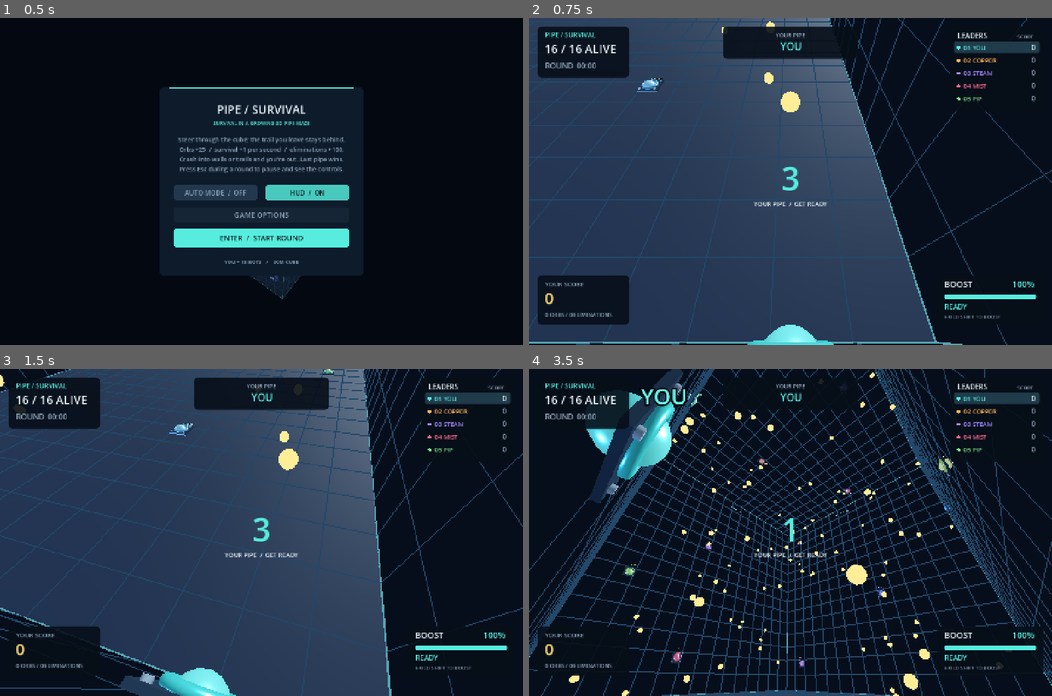
Above: before the commit, frames 1-4 (two rows, left to right).
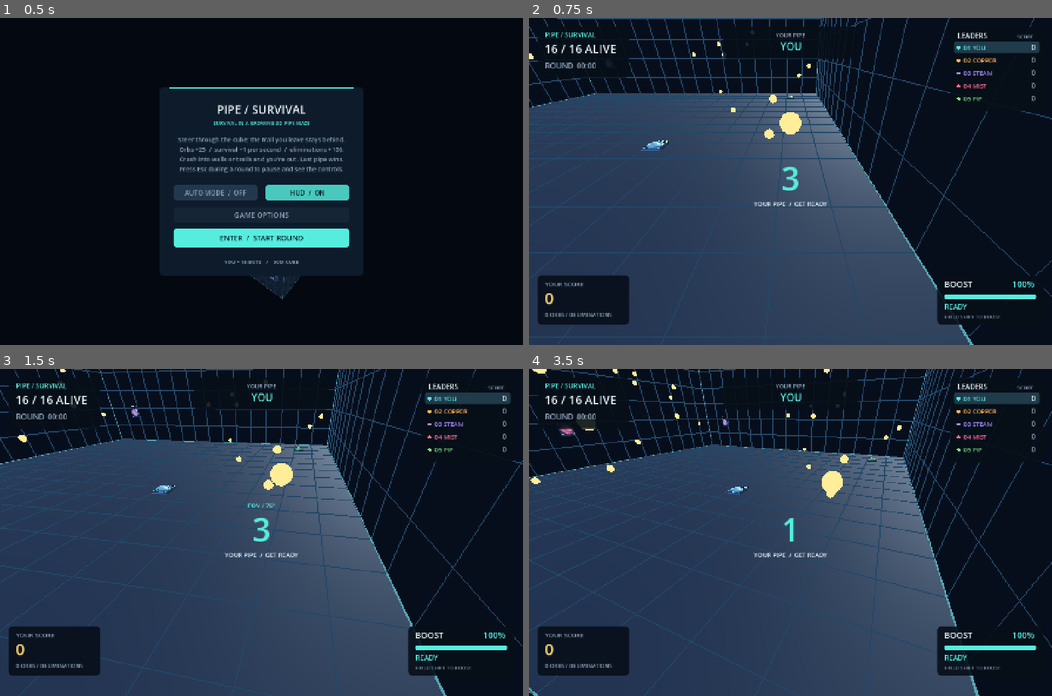
Above: after the commit, the same moments.

Repository: That1guy8691/pipe-survival
Game: Godot game, scene res://main.tscn
Same seed, same stepped clock (60 frames per second), same inputs: the game is played once before the commit and once after it.
Inputs (mouse positions are in pixels of both pictures, inside the frame that each line leads up to):
- Up to frame 1 (0.5 s): no input
- Up to frame 2 (0.75 s): click "ENTER / START ROUND" at 0.5 s
- Up to frame 3 (1.5 s): tap Enter at 1.25 s; move the mouse to (376, 516) at 1.27 s; hold Right from 1.28 s (still down); tap Q at 1.35 s; click (376, 516) at 1.42 s
- Up to frame 4 (3.5 s): tap E at 1.55 s; release Right at 2 s; drag from (685, 548) to (764, 597) at 2.02 s; move the mouse to (842, 460) at 2.77 s; hold Right from 2.78 s (still down); tap Enter at 2.85 s; click (842, 460) at 2.92 s; tap Keypad Enter at 3.05 s

Frame 1 is identical in both runs. In frame 2, 16% of the frame differs, in the area x 0-100%, y 0-100%; in frame 3, 20%; in frame 4, 56%.

Commit message:
Add live FOV controls and restore chase default

Diff:
--- a/scripts/camera_rig.gd
+++ b/scripts/camera_rig.gd
@@ -1,15 +1,18 @@
 extends Camera3D
 
 const Rules = preload("res://scripts/simulation.gd")
+const MIN_FOV := 60.0
+const MAX_FOV := 110.0
 
-enum View { RING, CHASE, FIRST_PERSON, OVERVIEW }
-var view: View = View.RING
+enum View { CHASE, FIRST_PERSON, OVERVIEW, RING }
+var view: View = View.CHASE
 var overview: bool:
 	get: return view == View.OVERVIEW
-	set(value): view = View.OVERVIEW if value else View.RING
+	set(value): view = View.OVERVIEW if value else View.CHASE
 var first_person: bool:
 	get: return view == View.FIRST_PERSON
 var boosting := false
+var base_fov := 78.0
 var yaw := 0.67
 var pitch := 0.43
 var ring_angle := PI * 0.5
@@ -35,12 +38,15 @@
 	far = width * 5.5
 	initialized = false
 
+func set_base_fov(value: float) -> void:
+	base_fov = clampf(value, MIN_FOV, MAX_FOV)
+
 func toggle() -> void:
 	view = (view + 1) % 4 as View
 	initialized = false
 
 func view_name() -> String:
-	return ["PIPE RING", "CHASE CAMERA", "FIRST PERSON", "OVERVIEW"][view]
+	return ["CHASE CAMERA", "FIRST PERSON", "OVERVIEW", "PIPE RING"][view]
 
 func orbit(relative: Vector2) -> void:
 	if overview:
@@ -104,6 +110,9 @@
 	quaternion = target_basis.get_rotation_quaternion() if first_person and not force_overview else quaternion.slerp(target_basis.get_rotation_quaternion(), weight)
 	# Boost can widen first-person FOV as a speed cue, but must never zoom the
 	# arena while following a pipe from chase or overview.
-	var target_fov := (92.0 if boosting else 84.0) if first_person else 78.0
+	var target_fov := base_fov
+	if first_person:
+		target_fov += 6.0 + (8.0 if boosting else 0.0)
+	target_fov = minf(target_fov, 120.0)
 	fov = lerpf(fov, target_fov, weight)
 	initialized = true
--- a/scripts/game.gd
+++ b/scripts/game.gd
@@ -37,6 +37,8 @@
 var camera_down_held := false
 var score_message := ""
 var score_message_time := 0.0
+var fov_message_time := 0.0
+var fov_message := ""
 
 func _ready() -> void:
 	DisplayServer.window_set_min_size(Vector2i(960, 600))
@@ -92,6 +94,7 @@
 	camera_down_held = false
 	watch_id = 0
 	score_message_time = 0.0
+	fov_message_time = 0.0
 	auto_restart_left = 5.0
 	orbit_idle = 0.0
 	camera.initialized = false
@@ -189,6 +192,7 @@
 		auto_restart_left = 5.0
 
 func _process(delta: float) -> void:
+	fov_message_time = maxf(0.0, fov_message_time - delta)
 	if camera.view == CameraRig.View.RING:
 		var orbit_axis := float(camera_right_held) - float(camera_left_held)
 		var look_axis := float(camera_up_held) - float(camera_down_held)
@@ -249,7 +253,11 @@
 				sim.riders[0].boost_locked = false
 		if not event.pressed or event.echo:
 			return
-		if key == KEY_ENTER or key == KEY_KP_ENTER:
+		if key == KEY_Q and state in ["playing", "countdown", "paused", "finished"]:
+			adjust_camera_fov(-2.0)
+		elif key == KEY_E and state in ["playing", "countdown", "paused", "finished"]:
+			adjust_camera_fov(2.0)
+		elif key == KEY_ENTER or key == KEY_KP_ENTER:
 			primary_action()
 		elif key == KEY_ESCAPE:
 			toggle_pause()
@@ -284,3 +292,8 @@
 			camera.zoom(-3.0)
 		elif event.button_index == MOUSE_BUTTON_WHEEL_DOWN:
 			camera.zoom(3.0)
+
+func adjust_camera_fov(change: float) -> void:
+	camera.set_base_fov(camera.base_fov + change)
+	fov_message = "FOV / %d°" % roundi(camera.base_fov)
+	fov_message_time = 1.5
--- a/scripts/hud.gd
+++ b/scripts/hud.gd
@@ -15,6 +15,7 @@
 var options_back := Button.new()
 var bot_selector := OptionButton.new()
 var size_selector := OptionButton.new()
+var fov_slider := HSlider.new()
 var player_name_entry := LineEdit.new()
 var player_color_picker := ColorPickerButton.new()
 var player_color_label := Label.new()
@@ -96,6 +97,17 @@
 	size_selector.item_selected.connect(func(index: int):
 		game.arena_width = size_selector.get_item_id(index)
 		game.show_title())
+	add_child(fov_slider)
+	fov_slider.min_value = 60.0
+	fov_slider.max_value = 110.0
+	fov_slider.step = 1.0
+	fov_slider.value = 78.0
+	fov_slider.focus_mode = Control.FOCUS_NONE
+	fov_slider.tooltip_text = "Adjust the camera field of view"
+	fov_slider.add_theme_stylebox_override("slider", StyleBoxEmpty.new())
+	fov_slider.add_theme_stylebox_override("grabber_area", StyleBoxEmpty.new())
+	fov_slider.add_theme_stylebox_override("grabber_area_highlight", StyleBoxEmpty.new())
+	fov_slider.value_changed.connect(func(value: float): game.camera.set_base_fov(value))
 	add_child(player_name_entry)
 	player_name_entry.max_length = 18
 	player_name_entry.placeholder_text = "Enter a name"
@@ -163,6 +175,7 @@
 		options_back.visible = game.state == "ready" and options_open
 		bot_selector.visible = game.state == "ready" and options_open
 		size_selector.visible = game.state == "ready" and options_open
+		fov_slider.visible = game.state == "ready" and options_open
 		player_name_entry.visible = game.state == "ready" and options_open
 		player_color_picker.visible = game.state == "ready" and options_open
 		player_color_label.visible = game.state == "ready" and options_open
@@ -271,6 +284,8 @@
 			centered("BLOCKED AHEAD / TURN", 148, 22, Color("ffb65a"))
 		if game.score_message_time > 0.0 and not game.auto_mode:
 			centered(game.score_message, h / 2.0 + 65, 20, Color("ffdb77"))
+	if game.fov_message_time > 0.0:
+		centered(game.fov_message, h / 2.0 - 68, 17, ACCENT)
 	if game.state == "playing" and not sim.riders[0].alive and not game.auto_mode:
 		panel(Rect2(size.x / 2 - 228, h - 230, 456, 76))
 		centered("PIPE LOST / " + str(sim.riders[0].cause).to_upper(), h - 201, 20, Color("ffb65a"))
@@ -299,12 +314,12 @@
 	if game.state == "paused":
 		if game.auto_mode:
 			lines = ["Every pipe steers and boosts automatically.", "Follow a pipe: Tab / Shift+Tab",
-				"Change camera: C / take control: F", "Ring view: hold Left / Right to orbit",
-				"Ring view: Up / Down to aim", "Overview: mouse orbit / wheel zoom / HUD: H"]
+				"Camera: C / FOV: Q / E / take control: F", "Ring view: arrow keys orbit / aim",
+				"Overview: mouse orbit / wheel zoom", "Hide HUD: H"]
 		else:
-			lines = ["Pitch: W / S", "Turn: A / D", "Boost: hold Shift",
-				"Ring view: hold Left / Right to orbit", "Ring view: Up / Down to aim",
-				"Camera: C / overview mouse orbit / HUD: H"]
+			lines = ["Pitch: W / S    Turn: A / D", "Boost: hold Shift", "FOV: Q / E",
+				"Camera: C", "Ring view: arrow keys orbit / aim",
+				"Overview: mouse orbit / wheel zoom    HUD: H"]
 	elif game.state == "finished":
 		var winner: int = game.sim.winner
 		title = "ROUND WON" if winner == 0 else "ROUND OVER"
@@ -363,23 +378,35 @@
 	size_selector.position = rect.position + Vector2(291, 214)
 	size_selector.size = Vector2(231, 46)
 	size_selector.select(size_selector.get_item_index(game.arena_width))
-	label_at("PIPE NAME", rect.position + Vector2(38, 286), 15, MUTED)
-	label_at("PIPE COLOR", rect.position + Vector2(378, 286), 15, MUTED)
+	label_at("PIPE NAME", rect.position + Vector2(38, 274), 15, MUTED)
+	label_at("PIPE COLOR", rect.position + Vector2(378, 274), 15, MUTED)
 	if not player_name_entry.has_focus() and player_name_entry.text != game.player_name:
 		player_name_entry.text = game.player_name
-	player_name_entry.position = rect.position + Vector2(38, 298)
+	player_name_entry.position = rect.position + Vector2(38, 286)
 	player_name_entry.size = Vector2(318, 46)
 	if player_color_picker.color != game.player_color:
 		player_color_picker.color = game.player_color
-	player_color_picker.position = rect.position + Vector2(378, 298)
+	player_color_picker.position = rect.position + Vector2(378, 286)
 	player_color_picker.size = Vector2(144, 46)
 	player_color_label.position = player_color_picker.position
 	player_color_label.size = player_color_picker.size
 	var label_color := Color("071d23") if game.player_color.get_luminance() > 0.48 else INK
 	player_color_label.add_theme_color_override("font_color", label_color)
+	if not is_equal_approx(fov_slider.value, game.camera.base_fov):
+		fov_slider.set_value_no_signal(game.camera.base_fov)
+	label_at("FIELD OF VIEW", rect.position + Vector2(38, 352), 15, MUTED)
+	label_at("%d°" % roundi(fov_slider.value), rect.position + Vector2(466, 352), 15, ACCENT, true)
+	fov_slider.position = rect.position + Vector2(38, 358)
+	fov_slider.size = Vector2(484, 22)
+	var rail_position := fov_slider.position + Vector2(8, 9)
+	var rail_width := fov_slider.size.x - 16
+	draw_style_box(box(Color("23384d"), 3), Rect2(rail_position, Vector2(rail_width, 4)))
+	var progress := (fov_slider.value - fov_slider.min_value) / (fov_slider.max_value - fov_slider.min_value)
+	if progress > 0.0:
+		draw_style_box(box(ACCENT.darkened(0.2), 3), Rect2(rail_position, Vector2(rail_width * progress, 4)))
 	options_back.visible = true
 	options_back.text = "DONE"
-	options_back.position = rect.position + Vector2(38, 372)
+	options_back.position = rect.position + Vector2(38, 396)
 	options_back.size = Vector2(484, 48)
 	centered("PLAYING AS %s  /  %d BOTS  /  %dm CUBE" % [game.player_name, game.bot_count, game.arena_width], rect.position.y + 484, 14, MUTED)
 
--- a/tests/auto_mode_test.gd
+++ b/tests/auto_mode_test.gd
@@ -30,6 +30,12 @@
 	game.countdown = 0.01
 	await create_timer(0.5).timeout
 	check(game.state == "playing" and game.sim.riders[0].length > 0, "Cyan pipe advances without player input")
+	var original_fov: float = game.camera.base_fov
+	key(KEY_Q)
+	check(is_equal_approx(game.camera.base_fov, original_fov - 2.0) and game.fov_message_time > 0.0,
+		"Q decreases live FOV and displays the new value")
+	key(KEY_E)
+	check(is_equal_approx(game.camera.base_fov, original_fov), "E increases live FOV back to its previous value")
 	key(KEY_W)
 	check(game.turn_queue.is_empty(), "Manual steering cannot interfere with Auto Mode")
 	var overview_yaw: float = game.camera.yaw
@@ -105,7 +111,7 @@
 	check(game.arena_width == 40 and game.bot_count == 7, "Auto Mode preserves map and bot choices")
 	game.set_auto_mode(false)
 	game.start_round(822)
-	check(game.camera.view == game.camera.View.RING, "Manual rounds start with the pipe-ring camera")
+	check(game.camera.view == game.camera.View.CHASE, "Manual rounds start with the familiar chase camera")
 	game.set_auto_mode(true)
 
 	# A real AI round, advanced without wall-clock waits or altered rules.
--- a/tests/camera_boost_view_test.gd
+++ b/tests/camera_boost_view_test.gd
@@ -35,5 +35,14 @@
 	var first_normal := settle(camera, false, camera.View.FIRST_PERSON)
 	var first_boost := settle(camera, true, camera.View.FIRST_PERSON)
 	check(first_boost > first_normal, "First-person boost FOV remains an intentional speed cue")
+	camera.set_base_fov(96.0)
+	var selected_fov := settle(camera, false, camera.View.CHASE)
+	check(is_equal_approx(selected_fov, 96.0), "Selected base FOV applies to the chase view")
+	var selected_first_person_fov := settle(camera, false, camera.View.FIRST_PERSON)
+	check(is_equal_approx(selected_first_person_fov, 102.0), "Selected FOV preserves the first-person speed cue")
+	camera.set_base_fov(500.0)
+	check(is_equal_approx(camera.base_fov, camera.MAX_FOV), "FOV cannot exceed its maximum")
+	camera.set_base_fov(0.0)
+	check(is_equal_approx(camera.base_fov, camera.MIN_FOV), "FOV cannot go below its minimum")
 	print("CAMERA BOOST VIEW: %d checks, %d failures" % [checks, failures])
 	quit(1 if failures else 0)
--- a/tests/menu_click_test.gd
+++ b/tests/menu_click_test.gd
@@ -106,8 +106,8 @@
 	await click(game.hud.options_button)
 	await process_frame
 	check(game.hud.options_open and game.hud.bot_selector.visible and game.hud.size_selector.visible
-		and game.hud.player_name_entry.visible and game.hud.player_color_picker.visible,
-		"Game Options reveals round setup and player identity controls")
+		and game.hud.player_name_entry.visible and game.hud.player_color_picker.visible and game.hud.fov_slider.visible,
+		"Game Options reveals round setup, player identity, and FOV controls")
 	await capture("menu-options.png")
 	root.size = Vector2i(960, 600)
 	await create_timer(0.25).timeout
@@ -132,11 +132,17 @@
 	game.hud.player_name_entry.emit_signal("text_changed", "MATRIX")
 	game.hud.player_color_picker.color = player_color
 	game.hud.player_color_picker.emit_signal("color_changed", player_color)
+	var original_fov: float = game.camera.base_fov
+	await click(game.hud.fov_slider)
+	var selected_fov: float = game.camera.base_fov
+	check(not is_equal_approx(selected_fov, original_fov) and is_equal_approx(game.hud.fov_slider.value, selected_fov),
+		"Mouse adjusts the FOV slider and camera setting together")
 	await click(game.hud.options_back)
 	await process_frame
 	check(not game.hud.options_open and not game.hud.bot_selector.visible, "Done returns to the uncluttered title page")
-	check(game.sim.rider_name(0) == "MATRIX" and game.sim.rider_color(0) == player_color,
-		"Done applies the player's name and color to their pipe")
+	check(game.sim.rider_name(0) == "MATRIX" and game.sim.rider_color(0) == player_color
+		and is_equal_approx(game.camera.base_fov, selected_fov),
+		"Done applies player identity and retains the selected FOV")
 	check(game.pipes.markers[0].text == "MATRIX" and game.pipes.markers[0].modulate == player_color,
 		"Pipe marker reflects the selected player identity")
 	var player_pipe_material := game.pipes.batches[0][0].material_override as StandardMaterial3D
@@ -151,7 +157,6 @@
 	game.motion.autoplay = true
 	for step in range(60):
 		game.motion.advance(game.Rules.STEP_TIME)
-	key(KEY_C)
 	key(KEY_C)
 	key(KEY_C)
 	await create_timer(0.5).timeout
@@ -177,7 +182,8 @@
 	await click(game.hud.secondary)
 	check(game.state == "ready", "Mouse Back to Title button works")
 	check(game.arena_width == 60 and game.bot_count == 7 and game.sim.rider_name(0) == "MATRIX"
-		and game.sim.rider_color(0) == player_color, "Settings and player identity survive returning to title")
+		and game.sim.rider_color(0) == player_color and is_equal_approx(game.camera.base_fov, selected_fov),
+		"Settings, identity, and FOV survive returning to title")
 	await capture("menu-small-window.png")
 	print("MENU POINTER CHECKS: %d checks, %d failures" % [checks, failures])
 	quit(1 if failures else 0)
--- a/tests/visual_smoke.gd
+++ b/tests/visual_smoke.gd
@@ -50,12 +50,9 @@
 	await get_tree().process_frame
 	require(game.state == "countdown", "Enter starts a round")
 	require(game.sim.occupied.size() == 16, "Start clears the title maze")
-	require(game.camera.view == game.camera.View.RING, "Manual rounds start with the pipe-ring camera")
+	require(game.camera.view == game.camera.View.CHASE, "Manual rounds start with the familiar chase camera")
 	game.countdown = 0.03
 	await wait_seconds(0.45)
-	key(KEY_C)
-	await get_tree().process_frame
-	require(game.camera.view == game.camera.View.CHASE, "C switches from the pipe ring to chase")
 	key(KEY_C)
 	await get_tree().process_frame
 	require(game.camera.first_person, "C switches chase to first person")
@@ -133,7 +130,7 @@
 	game.countdown = 0.01
 	await wait_seconds(0.05)
 	# Let an unsteered player reach a wall through the real frame loop.
-	await wait_seconds(game.sim.arena_width / game.Rules.SPEED + 1.0)
+	await wait_seconds(game.sim.arena_width * 2.0 / game.Rules.SPEED + 2.0)
 	require(not game.sim.riders[0].alive, "Player can die naturally")
 	require(game.camera.overview, "Death switches to spectator overview")
 	key(KEY_TAB)
Not shown, changed: README.md
